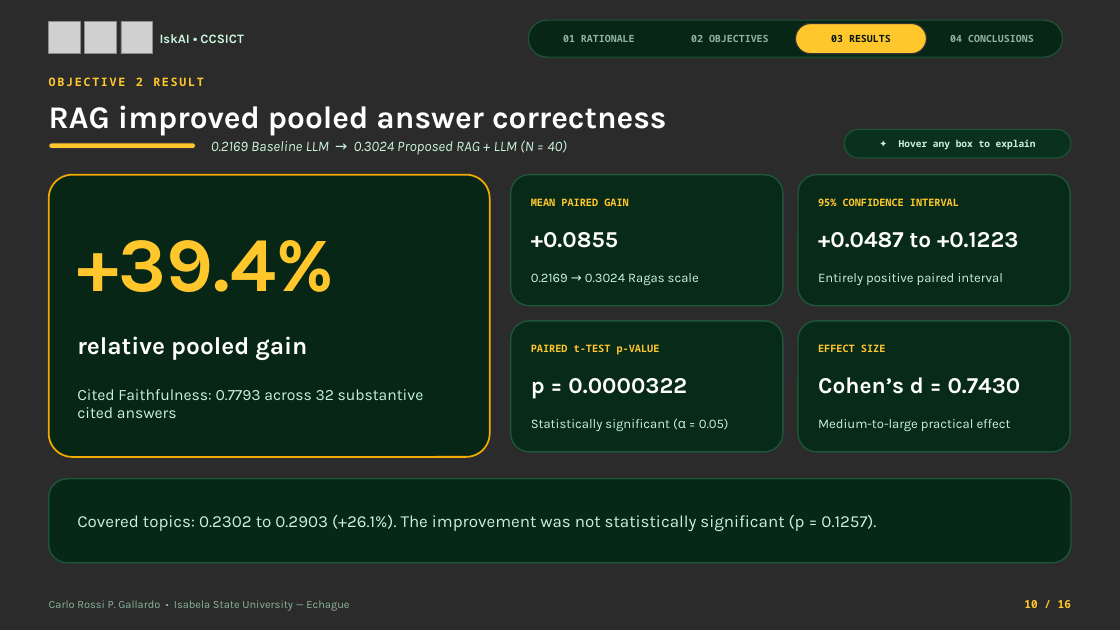
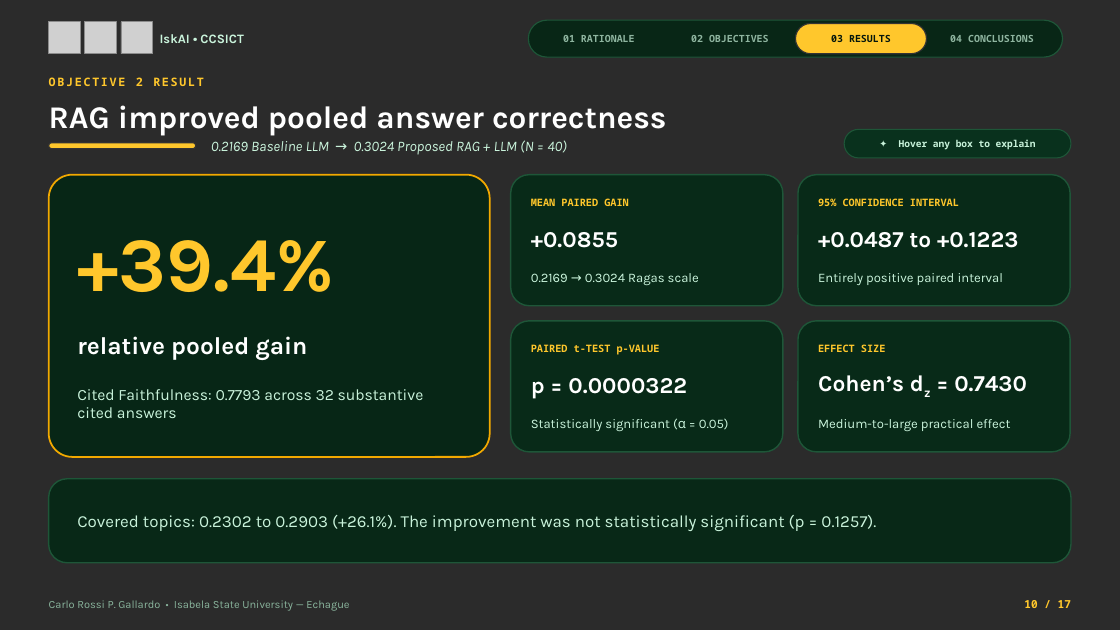
Before and after one commit to Kakko15/Thesis-V1.2, a slide deck: slide 10 of IskAI_Thesis_Defense_PPT.pptx. Drawn at 1120x630 pixels with LibreOffice and Linux fonts; fonts in the diff are those of the drawing; grey boxes stand for pictures; background and template pictures are left out; a plain dark background stands for a picture behind light text. Boxes give left, top, right and bottom in pixels: in the first picture for what was removed or moved away, otherwise in the second. Text is boxed around its words. In the diff, an @@ line names an element or a change of style, - is before the commit and + after.

```diff
--- a/IskAI_Thesis_Defense_PPT.pptx
+++ b/IskAI_Thesis_Defense_PPT.pptx
@@ text at (818,375,1027,392): text changed @@
-Cohen’s d = 0.7430
+Cohen’s dz = 0.7430
@@ text at (1024,600,1071,608): text changed @@
-10 / 16
+10 / 17
```
Also in this commit, not shown: 19 other slides changed, 1 slide added, 46 other files.
